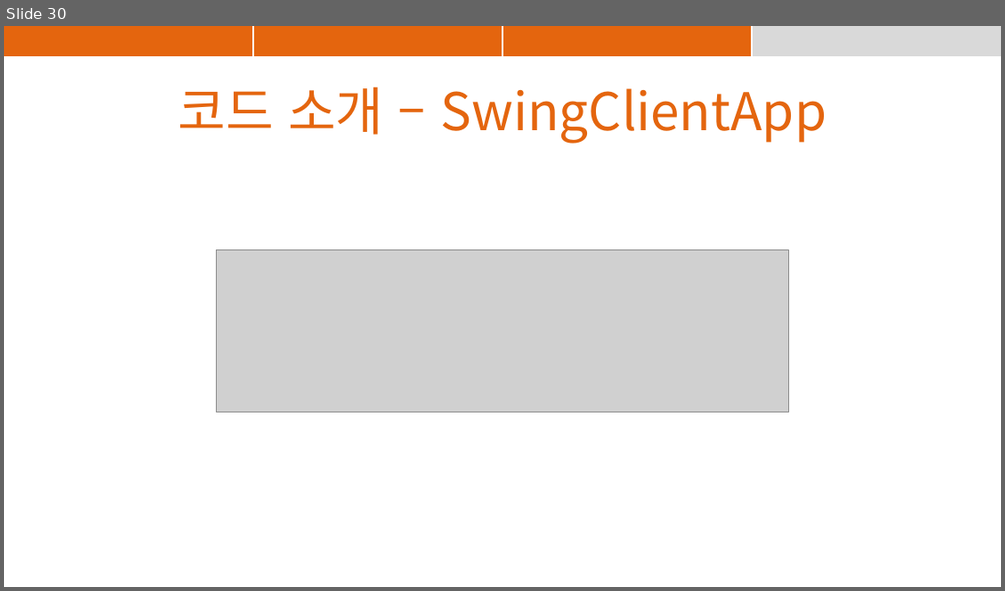
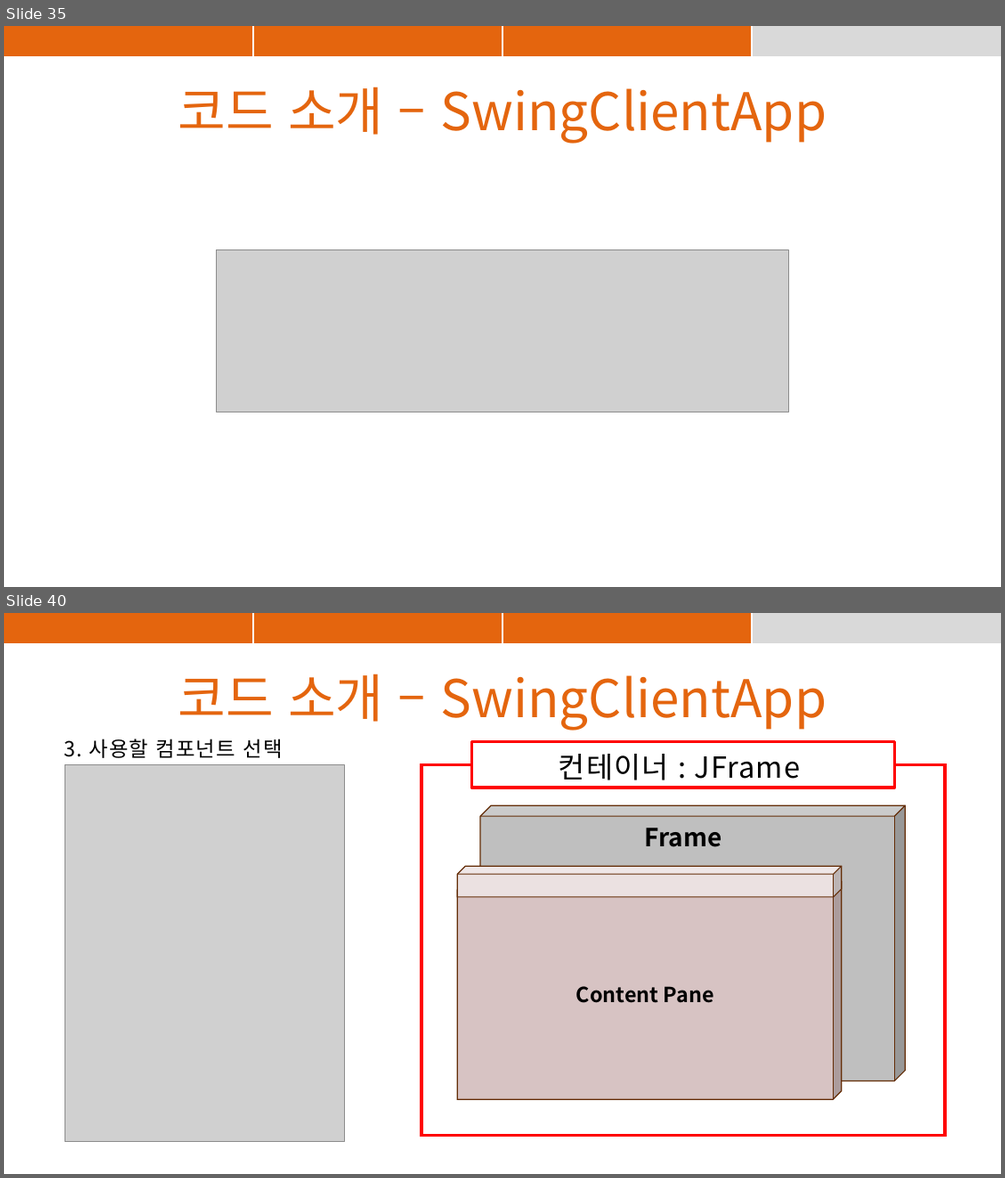
Before and after one commit to suyons/strangechat, a slide deck: StrangeChat_PPT.pptx. Shown one above the other, each under a label of ours: slide 30 before the commit, slides 35 and 40 after it; the slides between them are not shown. The pictures are 1005x591 and 1005x1178 pixels, drawn with LibreOffice and Linux fonts; fonts in the diff are those of the drawing; grey boxes stand for pictures. Boxes give left, top, right and bottom in pixels: in the first picture for what was removed or moved away, otherwise in the second. Text is boxed around its words. In the diff, an @@ line names an element or a change of style, - is before the commit and + after.

```diff
--- a/StrangeChat_PPT.pptx
+++ b/StrangeChat_PPT.pptx
@@ slide 40 added at box(4, 613, 1001, 1174), background #FFFFFF @@
@@ table added at box(4, 613, 1000, 643), 1 rows, 4 columns @@
+ |  |  | 
@@ text added at box(178, 674, 827, 730), 50 pt, text #E4650E @@
+코드 소개 – SwingClientApp
@@ text added at box(65, 738, 283, 758), 20 pt, text #000000 @@
+3. 사용할 컴포넌트 선택
@@ rectangle added at box(471, 742, 895, 788), fill #FFFFFF, outline #FF0000 3 pt, 28 pt, text #000000 @@
+컨테이너 : JFrame
@@ picture added at box(65, 765, 344, 1142) @@
@@ rectangle added at box(421, 765, 945, 1135), outline #FF0000 3 pt @@
@@ cube added at box(480, 805, 905, 1080), fill #BFBFBF, outline #642C06 1 pt @@
@@ text added at box(645, 827, 722, 847), 24 pt, text #000000, bold @@
+Frame
@@ cube added at box(457, 866, 841, 896), fill #EBE1E1, outline #642C06 1 pt @@
@@ cube added at box(457, 882, 841, 1099), fill #D7C3C3, outline #642C06 1 pt, 20 pt, text #000000, bold @@
+Content Pane
@@ what was slide 30 is now slide 35 @@
```
Also in this commit, not shown: 35 other slides added, 1 other file.
